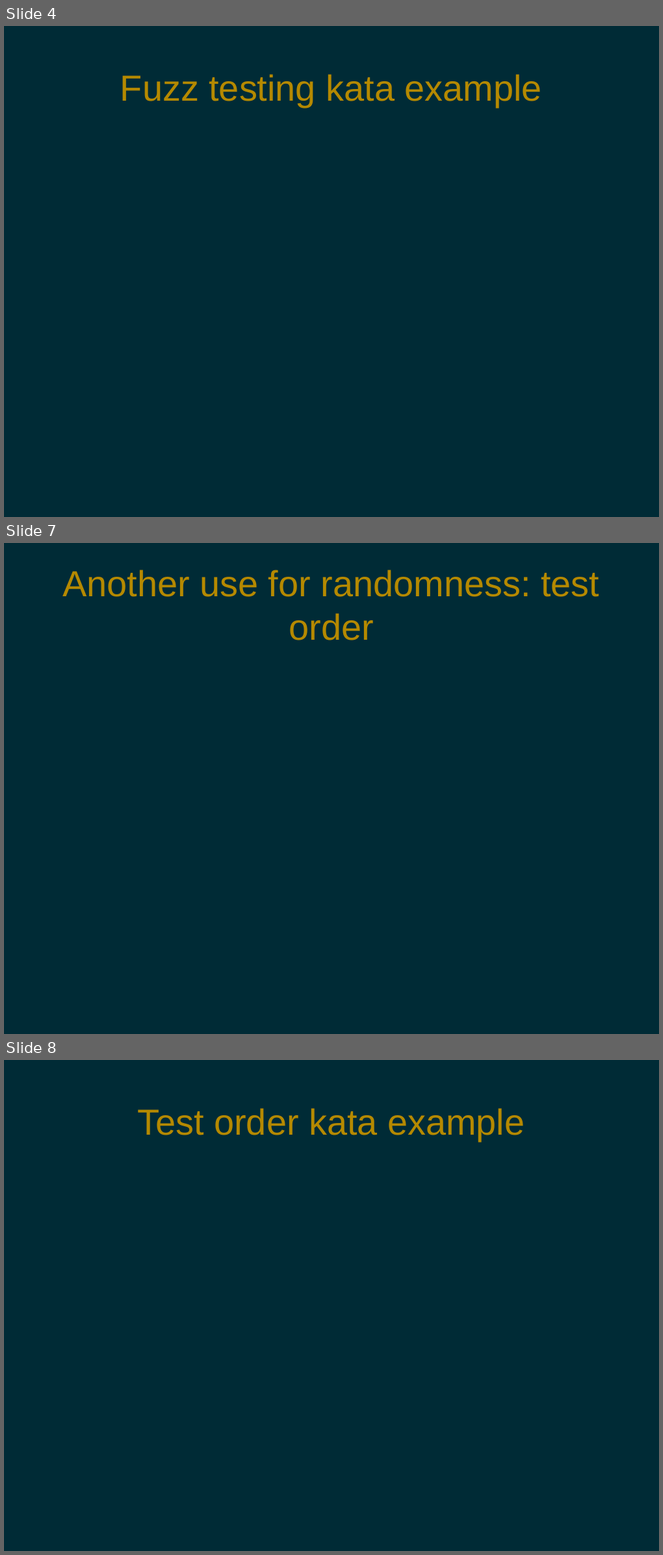
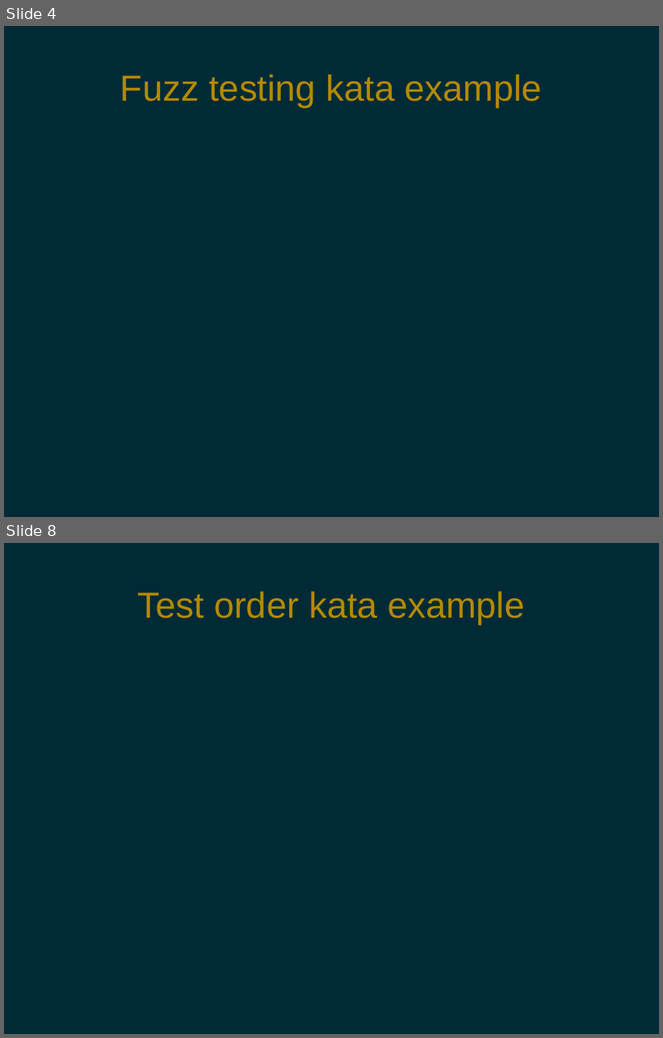
Before and after one commit to pdg137/randomness-pres, a slide deck: randomness.odp. Shown one above the other, each under a label of ours: slides 4, 7 and 8 before the commit, slides 4 and 8 after it; the slides between them are not shown. The pictures are 663x1555 and 663x1038 pixels, drawn with LibreOffice and Linux fonts; fonts in the diff are those of the drawing. Boxes give left, top, right and bottom in pixels: in the first picture for what was removed or moved away, otherwise in the second. Text is boxed around its words. In the diff, an @@ line names an element or a change of style, - is before the commit and + after.

```diff
--- a/randomness.odp
+++ b/randomness.odp
@@ slide 7 removed at (4, 543, 659, 1034), background #002B36 @@
@@ title removed at (62, 570, 599, 641) @@
-Another use for randomness: test order
```
Also in this commit, not shown: 7 slides changed, 1 slide added, 4 other slides removed, 3 other files.
